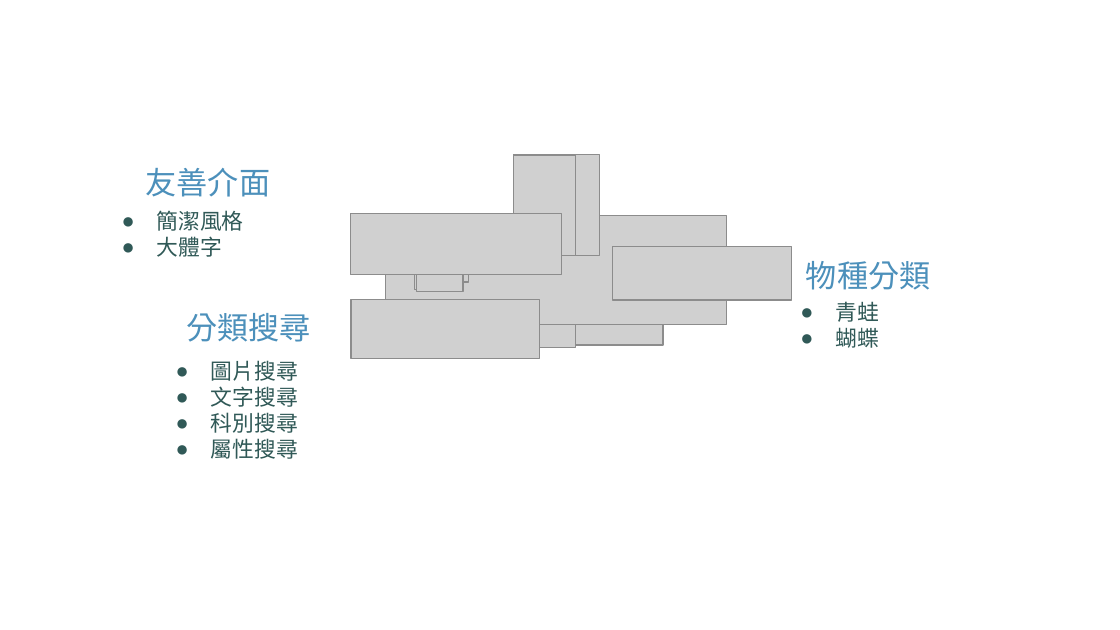
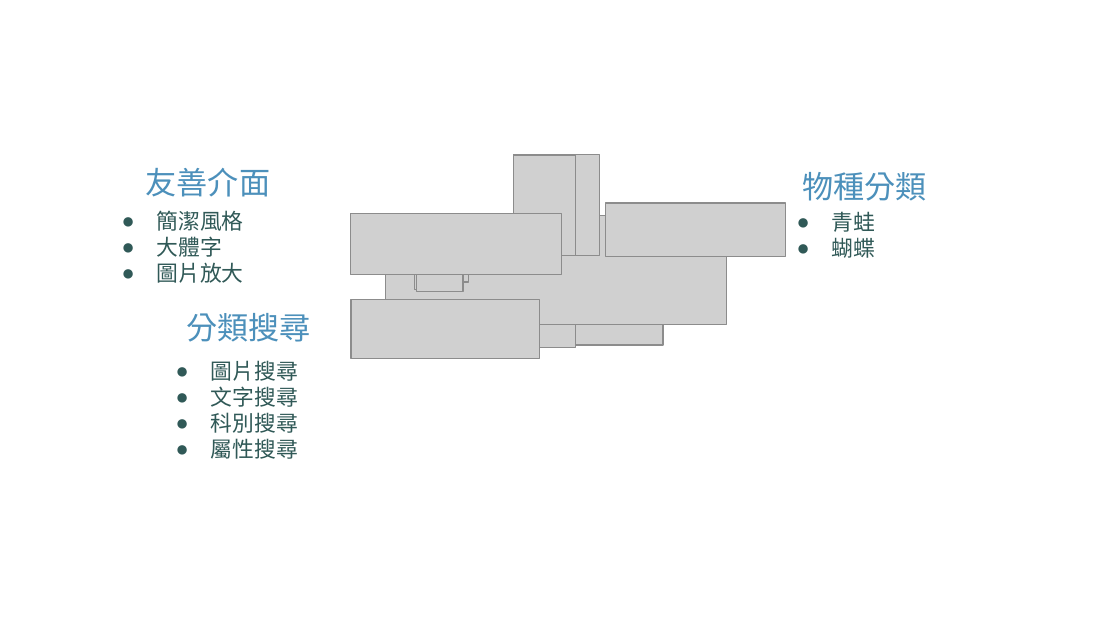
Before and after one commit to junanyeap/1061SE8Inquiry, a slide deck: slide 6 of 軟體工第八組.ppt. Drawn at 1120x630 pixels with LibreOffice and Linux fonts; fonts in the diff are those of the drawing; grey boxes stand for pictures; background and template pictures are left out. Boxes give left, top, right and bottom in pixels: in the first picture for what was removed or moved away, otherwise in the second. Text is boxed around its words. In the diff, an @@ line names an element or a change of style, - is before the commit and + after.

```diff
--- a/軟體工第八組.ppt
+++ b/軟體工第八組.ppt
@@ text "物種分類": place and size @@
-text "物種分類" at bbox=[806, 261, 931, 290]
+text "物種分類" at bbox=[802, 172, 927, 201]
@@ picture: place and size @@
-picture at bbox=[613, 246, 792, 300]
+picture at bbox=[606, 203, 786, 256]
@@ text "青蛙": place and size @@
-text "青蛙" at bbox=[835, 301, 879, 348]
+text "青蛙" at bbox=[832, 211, 876, 258]
@@ text at bbox=[157, 262, 244, 283]: paragraph added @@
+● 圖片放大
```
Also in this commit, not shown: 21 other files.
